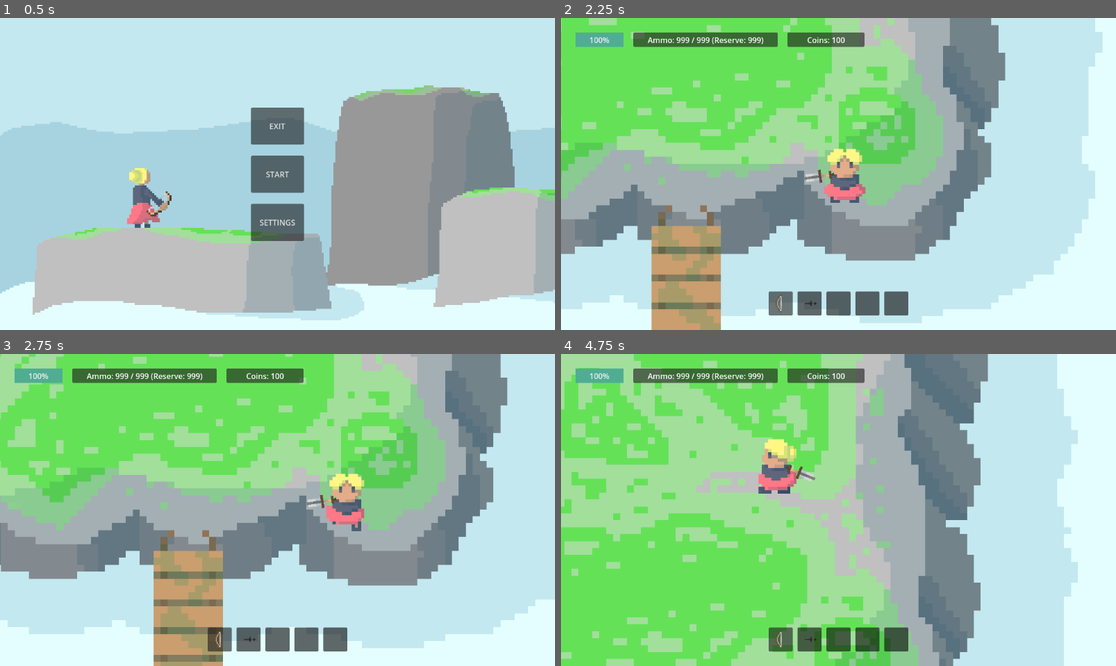
Above: before the commit, frames 1-4 (two rows, left to right).
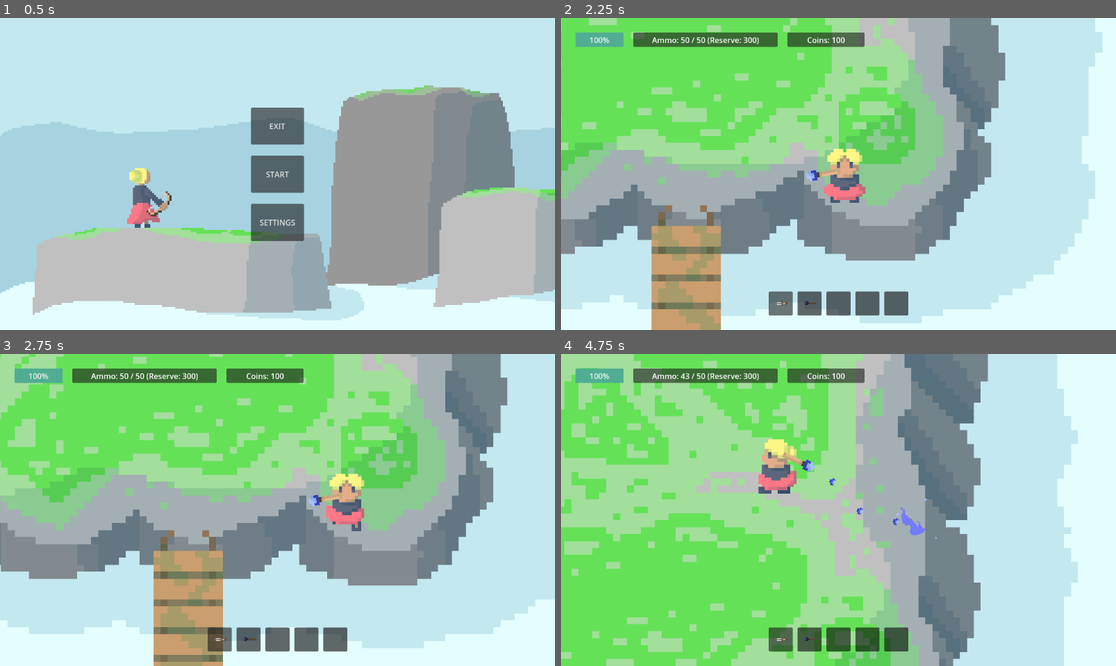
Above: after the commit, the same moments.

Repository: Kryzi/Eksamens-projekt
Game: Godot game, scene res://scenes/main_menu/main_menu.tscn
The game is run twice, just before and just after one commit, with the same random seed, the same clock (stepped at 60 frames per second) and the same inputs. The engine's default icon, where the game draws it, is replaced by a stand-in: a white triangle on a blue panel in a dark square.
Inputs (mouse positions are in pixels of both pictures, inside the frame that each line leads up to):
- Up to frame 1 (0.5 s): no input
- Up to frame 2 (2.25 s): click "START" at 0.5 s; move the mouse to (960, 158) at 1.27 s; hold D (Right) 1.28-2.03 s; tap 0 (0) at 1.35 s; tap X (x) at 1.55, 2.1 s; move the mouse to (727, 189) at 2.02 s; hold S (Down) from 2.03 s (still down)
- Up to frame 3 (2.75 s): keep holding S (Down); tap 0 (0) at 2.3 s
- Up to frame 4 (4.75 s): move the mouse to (894, 441) at 2.77 s; release S (Down) at 2.78 s; hold D (Right) 2.78-3.53 s; tap 0 (0) at 2.85, 3.8 s; tap X (x) at 3.05, 4.55 s; move the mouse to (810, 572) at 3.52 s; hold W (Up) 3.53-4.28 s; tap Shift (Dash) at 3.6 s; move the mouse to (1005, 556) at 4.27 s; press the mouse at (1005, 556) at 4.28 s; hold A (Left) from 4.28 s (still down)

Frame 1 is identical in both runs. In frame 2, 0.4% of the frame differs, in the area x 15-51%, y 6-95%; in frame 3, 0.4%; in frame 4, 0.7%, in the area x 15-68%, y 6-95%.

Commit message:
ged gone

Diff:
--- a/scenes/main/main.tscn
+++ b/scenes/main/main.tscn
@@ -1,9 +1,8 @@
-[gd_scene load_steps=6 format=3 uid="uid://cogx1vos6b53b"]
+[gd_scene load_steps=5 format=3 uid="uid://cogx1vos6b53b"]
 
 [ext_resource type="PackedScene" uid="uid://cradrmw10obwa" path="res://scenes/main/player.tscn" id="1_yge8e"]
 [ext_resource type="PackedScene" uid="uid://d1ti0ps86yt0p" path="res://scenes/ui/hud.tscn" id="2_cce44"]
 [ext_resource type="PackedScene" uid="uid://cjg7rlfjs5hdb" path="res://scenes/map_controller/map_controller.tscn" id="3_y38tl"]
-[ext_resource type="PackedScene" uid="uid://c0gwl5rrefms3" path="res://scenes/enemies/gigaged.tscn" id="4_klqo2"]
 
 [sub_resource type="NavigationPolygon" id="NavigationPolygon_jufnr"]
 vertices = PackedVector2Array(2642, 890, -2666, 890, -2666, -1610, 2642, -1610)
@@ -22,6 +21,3 @@
 position = Vector2(1402, 2176)
 
 [node name="HUD" parent="." instance=ExtResource("2_cce44")]
-
-[node name="Gigaged" parent="." instance=ExtResource("4_klqo2")]
-position = Vector2(975, 546)
--- a/scenes/main/player.tscn
+++ b/scenes/main/player.tscn
@@ -24,6 +24,7 @@
 [ext_resource type="Texture2D" uid="uid://bapq1gfqn4obu" path="res://sprites/spiller/spiller-venstre_walk-1.png" id="16_xwamc"]
 [ext_resource type="Texture2D" uid="uid://bc4h84ngtv55m" path="res://sprites/spiller/spiller-venstre_walk-3.png" id="17_dhuxc"]
 [ext_resource type="PackedScene" uid="uid://bf082ldlxis2j" path="res://scenes/weapons/basic_knife/basic_knife.tscn" id="20_y8slu"]
+[ext_resource type="PackedScene" uid="uid://ca64n4anj8bud" path="res://scenes/weapons/water_staff/water_staff.tscn" id="21_ufdrw"]
 [ext_resource type="Script" path="res://scripts/ui/camera_2d.gd" id="21_xaw4o"]
 [ext_resource type="AudioStream" uid="uid://bpicuej6pb1f2" path="res://sounds/GedSlapSound.mp3" id="27_1juf4"]
 [ext_resource type="AudioStream" uid="uid://bdr76qsc0x73l" path="res://sounds/HitSound.mp3" id="28_dg55l"]
@@ -204,6 +205,8 @@
 [node name="BasicKnife" parent="Weapon" instance=ExtResource("20_y8slu")]
 FPS_SpeedScale = 2.5
 
+[node name="Water Staff" parent="Weapon" instance=ExtResource("21_ufdrw")]
+
 [node name="Damage" type="Area2D" parent="."]
 
 [node name="Hitbox" type="CollisionShape2D" parent="Damage"]
Not shown: 1 places in scenes/main/player.tscn that only renumber resources
